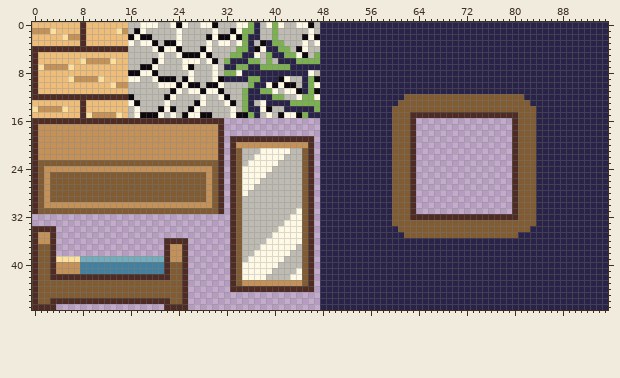
Pixel-art file: assets/game/room/tiles.aseprite. Above, as it was before the edit.
96x48 pixels, 1 frame.
After:
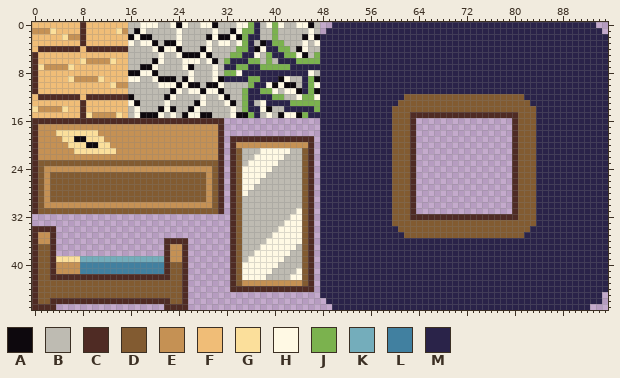
Palette (. is transparent): A #0d080d  B #bebbb2  C #4f2b24  D #825b31  E #c59154  F #f0bd77  G #fbdf9b  H #fff9e4  J #7bb24e  K #74adbb  L #4180a0  M #2a2349
Changes in this commit:
@@ x 0..95 @@
- 0 FFFFFFFFCFFFFFFFBBHHHBBHAHBBHHABBBHHJMBHJHBBHHABMMMMMMMMMMMMMMMMMMMMMMMMMMMMMMMMMMMMMMMMMMMMMMMM
- 1 EEEGFFFFCFFFFFGEBAHBBBBBHBBBBBHBBAHJJMBBJBBBBBHBMMMMMMMMMMMMMMMMMMMMMMMMMMMMMMMMMMMMMMMMMMMMMMMM
+ 0 FFFFFFFFCFFFFFFFBBHHHBBHAHBBHHABBBHHJMBHJHBBHHAB..MMMMMMMMMMMMMMMMMMMMMMMMMMMMMMMMMMMMMMMMMMMM..
+ 1 EEEGFFFFCFFFFFGEBAHBBBBBHBBBBBHBBAHJJMBBJBBBBBHB.MMMMMMMMMMMMMMMMMMMMMMMMMMMMMMMMMMMMMMMMMMMMMM.
  2 FFFFFGEECFFFFFFFAHAABBBBHBBBBAHAAHAJMMBBJBBBBAHAMMMMMMMMMMMMMMMMMMMMMMMMMMMMMMMMMMMMMMMMMMMMMMMM
  3 FFFFFFFFCFFFFFFFHBHHABAAHBBBBHBHHBHJMBAMJJBBBHBHMMMMMMMMMMMMMMMMMMMMMMMMMMMMMMMMMMMMMMMMMMMMMMMM
- 4 CCCCCCCCCCCCCCCCBBBBHAHHABBBAHBBBBJJMAHMMJJBAHBBMMMMMMMMMMMMMMMMMMMMMMMMMMMMMMMMMMMMMMMMMMMMMMMM
+ 4 FCCCCCCCFCCCCCCCBBBBHAHHABBBAHBBBBJJMAHMMJJBAHBBMMMMMMMMMMMMMMMMMMMMMMMMMMMMMMMMMMMMMMMMMMMMMMMM
  5 CFFFFFFFFFFFFFFFBBBBBHBBHAAAHABBBJJMMHBJMMJJHABJMMMMMMMMMMMMMMMMMMMMMMMMMMMMMMMMMMMMMMMMMMMMMMMM
@@ x 0..10 @@
 11 CFFFFFFFFFF
-12 CCCCCCCCCCC
+12 FCCCCCCCFCC
 13 FFFFFFFFCFF
@@ x 2..15 @@
 17 EEEEEEEEEEEEEE
-18 EEEEEEEEEEEEEE
-19 EEEEEEEEEEEEEE
-20 EEEEEEEEEEEEEE
-21 EEEEEEEEEEEEEE
+18 EEGGGGGGGEEEEE
+19 EEEGGAAGGGEEEE
+20 EEEEGGGAAGGEEE
+21 EEEEEGGGGGGGEE
 22 EEEEEEEEEEEEEE
@@ x 79..83 @@
 34 DDDDM
-35 DDMMM
+35 DDDMM
 36 MMMMM
@@ x 46..95 @@
 44 C.MMMMMMMMMMMMMMMMMMMMMMMMMMMMMMMMMMMMMMMMMMMMMMMM
-45 ..MMMMMMMMMMMMMMMMMMMMMMMMMMMMMMMMMMMMMMMMMMMMMMMM
-46 ..MMMMMMMMMMMMMMMMMMMMMMMMMMMMMMMMMMMMMMMMMMMMMMMM
-47 ..MMMMMMMMMMMMMMMMMMMMMMMMMMMMMMMMMMMMMMMMMMMMMMMM
+45 ..MMMMMMMMMMMMMMMMMMMMMMMMMMMMMMMMMMMMMMMMMMMMMMM.
+46 ...MMMMMMMMMMMMMMMMMMMMMMMMMMMMMMMMMMMMMMMMMMMMMM.
+47 ....MMMMMMMMMMMMMMMMMMMMMMMMMMMMMMMMMMMMMMMMMMM...
